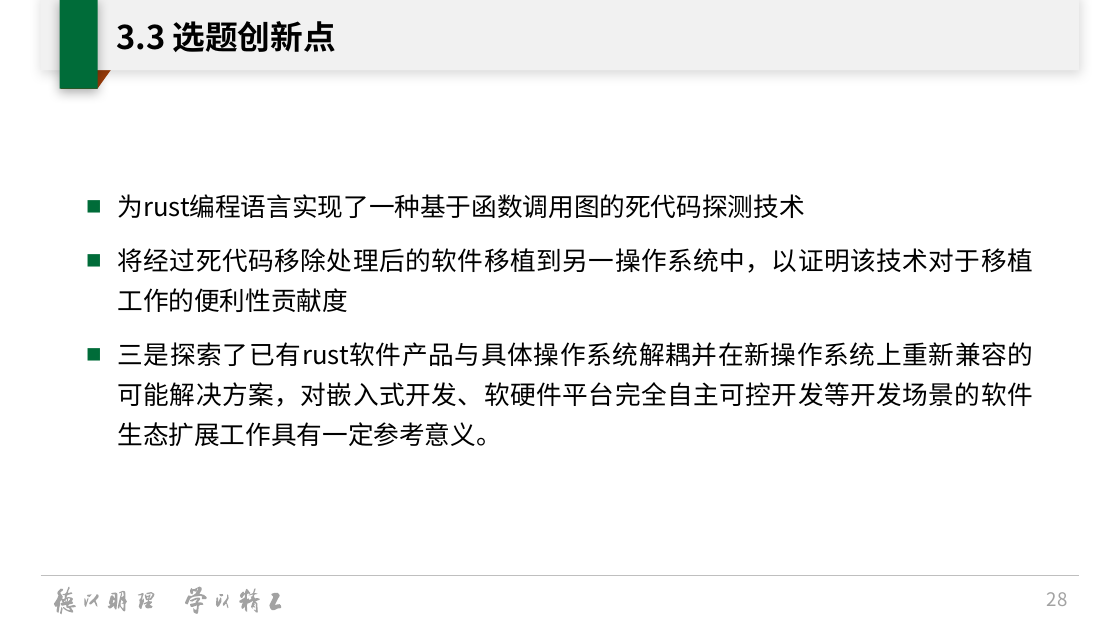
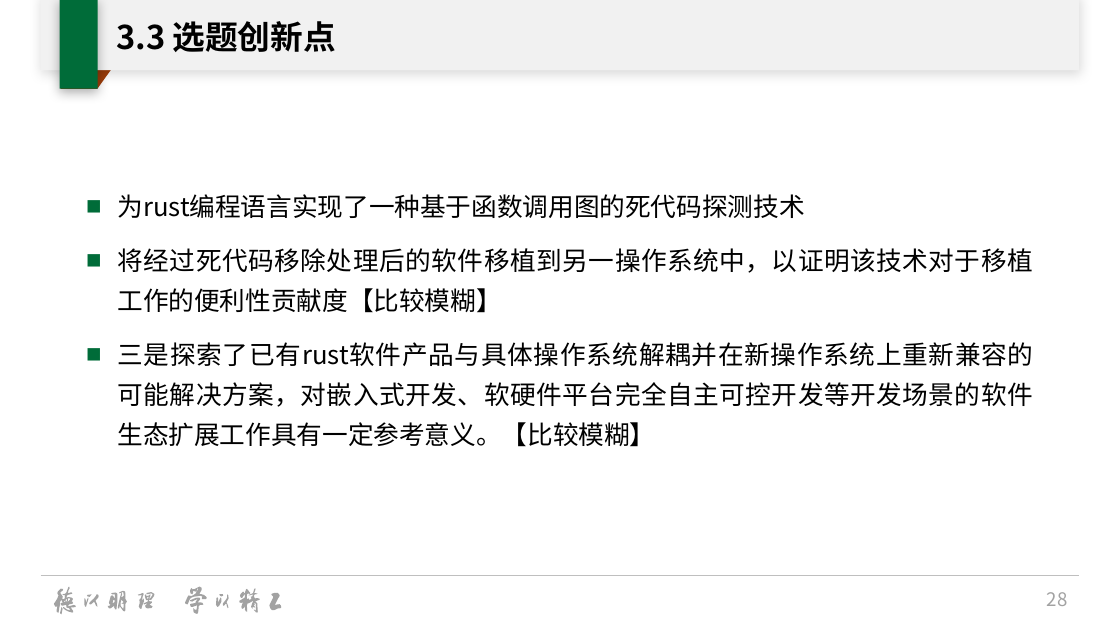
Before and after one commit to oscourse-tsinghua/openingreport-fze2023, a slide deck: slide 28 of slide.pptx. Drawn at 1120x630 pixels with LibreOffice and Linux fonts; fonts in the diff are those of the drawing; background and template pictures are left out. Boxes give left, top, right and bottom in pixels: in the first picture for what was removed or moved away, otherwise in the second. Text is boxed around its words. In the diff, an @@ line names an element or a change of style, - is before the commit and + after.

```diff
--- a/slide.pptx
+++ b/slide.pptx
@@ text at (x1=118, y1=248, x2=1034, y2=447): text changed @@
-■ 将经过死代码移除处理后的软件移植到另一操作系统中，以证明该技术对于移植工作的便利性贡献度
-■ 三是探索了已有rust软件产品与具体操作系统解耦并在新操作系统上重新兼容的可能解决方案，对嵌入式开发、软硬件平台完全自主可控开发等开发场景的软件生态扩展工作具有一定参考意义。
+■ 将经过死代码移除处理后的软件移植到另一操作系统中，以证明该技术对于移植工作的便利性贡献度【比较模糊】
+■ 三是探索了已有rust软件产品与具体操作系统解耦并在新操作系统上重新兼容的可能解决方案，对嵌入式开发、软硬件平台完全自主可控开发等开发场景的软件生态扩展工作具有一定参考意义。【比较模糊】
```
Also in this commit, not shown: 3 other slides changed, 2 other files.
